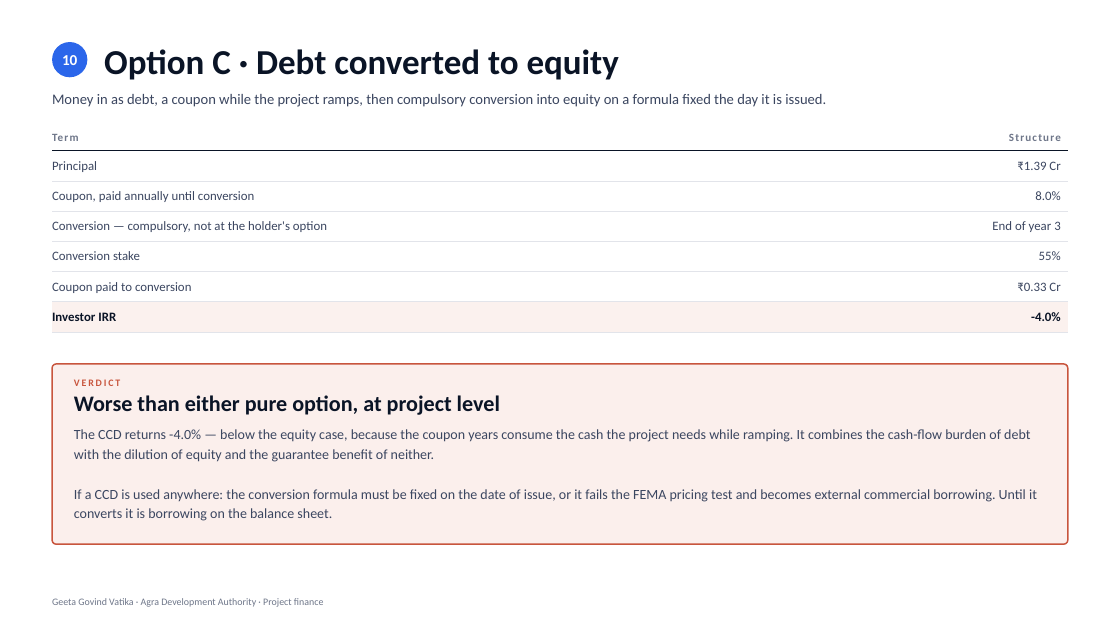
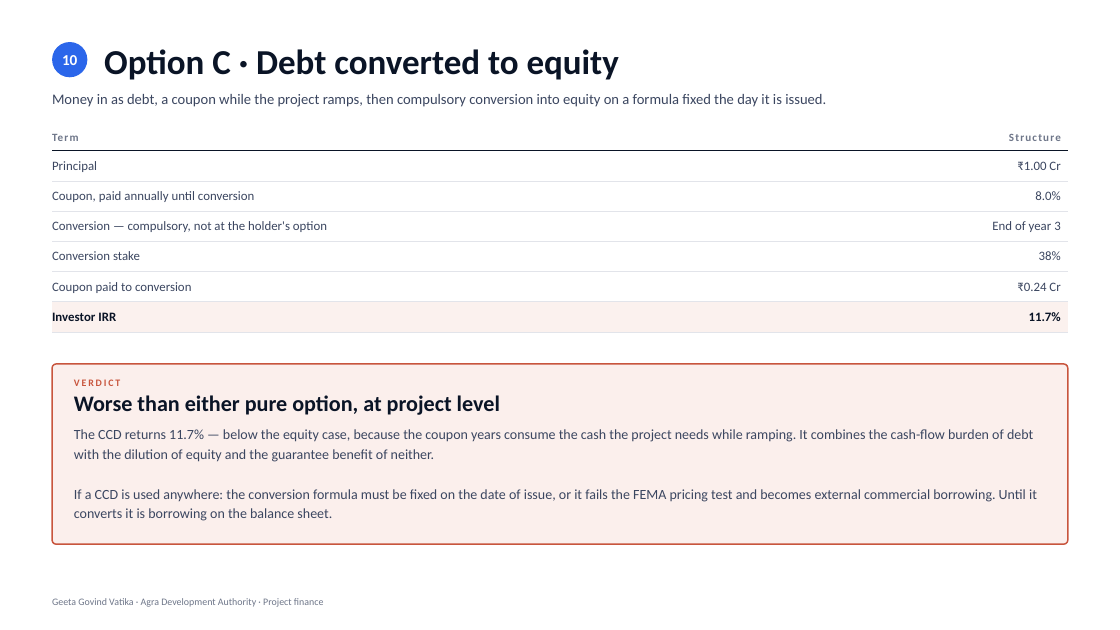
Before and after one commit to eodcfo/vappl-deck, a slide deck: slide 11 of pptx/EOD-Geeta-Govind-Vatika-Project-Finance.pptx. Drawn at 1120x630 pixels with LibreOffice and Linux fonts; fonts in the diff are those of the drawing. Boxes give left, top, right and bottom in pixels: in the first picture for what was removed or moved away, otherwise in the second. Text is boxed around its words. In the diff, an @@ line names an element or a change of style, - is before the commit and + after.

```diff
--- a/pptx/EOD-Geeta-Govind-Vatika-Project-Finance.pptx
+++ b/pptx/EOD-Geeta-Govind-Vatika-Project-Finance.pptx
@@ table at bbox=[52, 120, 1068, 325] @@
-row 2, column 2: ₹1.39 Cr
+row 2, column 2: ₹1.00 Cr
-row 5, column 2: 55%
+row 5, column 2: 38%
-row 6, column 2: ₹0.33 Cr
+row 6, column 2: ₹0.24 Cr
-row 7, column 2: -4.0%
+row 7, column 2: 11.7%
@@ text at bbox=[74, 429, 1033, 462]: text changed @@
-The CCD returns -4.0% — below the equity case, because the coupon years consume the cash the project needs while ramping. It combines the cash-flow burden of debt with the dilution of equity and the guarantee benefit of neither.
+The CCD returns 11.7% — below the equity case, because the coupon years consume the cash the project needs while ramping. It combines the cash-flow burden of debt with the dilution of equity and the guarantee benefit of neither.
```
Also in this commit, not shown: 12 other slides changed, 14 other files.
